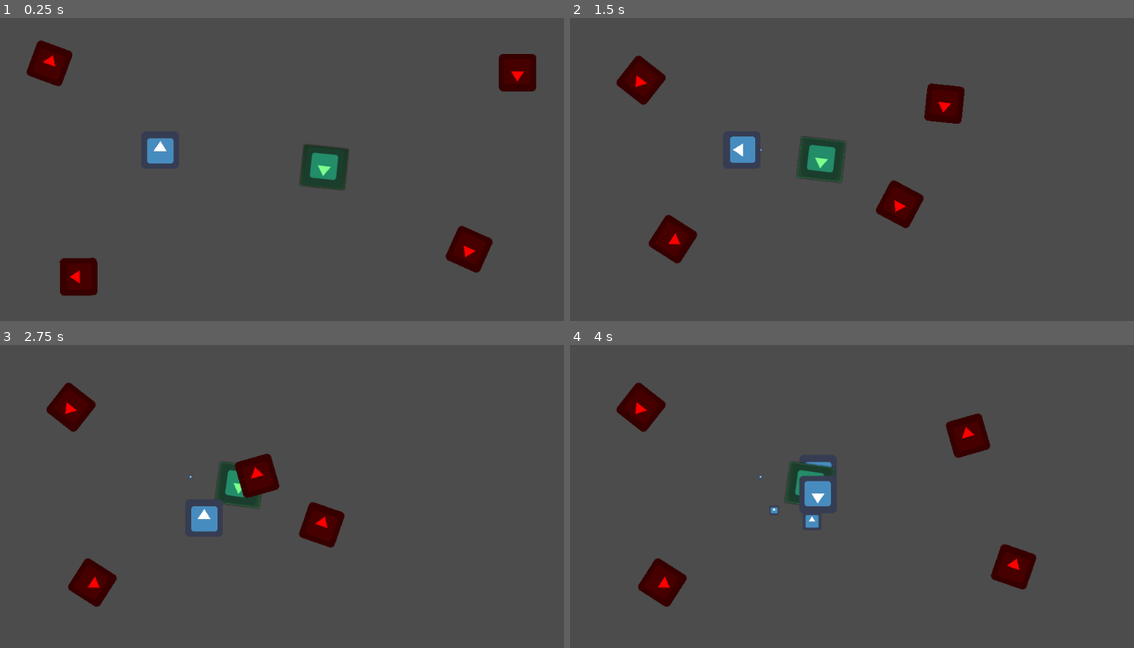
Above: before the commit, frames 1-4 (two rows, left to right).
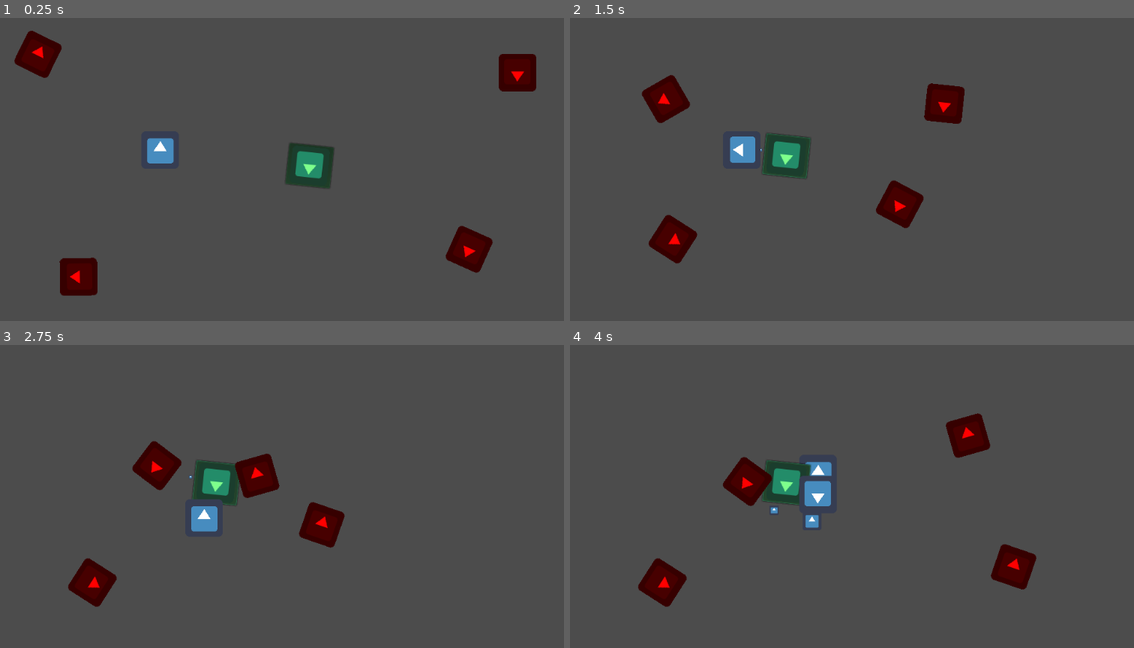
Above: after the commit, the same moments.

Repository: Grandmasterjtg/Kosmic-Kiwi-Repository
Game: Godot game, scene res://Levels/FriendTest_scene.tscn
Two runs of this game, one before a commit and one after it. Both use one fixed random seed, a clock stepped at 60 frames per second and the inputs below. The project has no main scene, so this scene is started directly. The engine's default icon, where the game draws it, is replaced by a stand-in: a white triangle on a blue panel in a dark square.
Inputs (mouse positions are in pixels of both pictures, inside the frame that each line leads up to; where the layout moved, square brackets give the same spot in the first picture):
- Up to frame 1 (0.25 s): no input
- Up to frame 2 (1.5 s): click (846, 163) [880, 166] at 0.5 s; hold D (move_right) from 1.28 s (still down); tap 1 (hotbar_1) at 1.35 s
- Up to frame 3 (2.75 s): release D (move_right) at 2.03 s; hold S (move_down) from 2.03 s (still down); tap 2 (hotbar_2) at 2.1 s
- Up to frame 4 (4 s): release S (move_down) at 2.78 s; hold D (move_right) 2.78-3.53 s; tap 3 (hotbar_3) at 2.85 s; hold W (move_up) from 3.53 s (still down); tap 4 (hotbar_4) at 3.6 s

The runs differ from the first frame. In frame 1, 1.8% of the frame differs, in the area x 2-62%, y 4-57%; in frame 2, 3.1%, in the area x 8-49%, y 12-55%; in frame 3, 2.6%; in frame 4, 2.5%.

Commit message:
Added StinkyFriend Class, organized folders

Diff:
--- a/KosmicKiwi/Levels/FriendTest_scene.tscn
+++ b/KosmicKiwi/Levels/FriendTest_scene.tscn
@@ -1,14 +1,15 @@
-[gd_scene load_steps=4 format=2]
+[gd_scene load_steps=5 format=2]
 
 [ext_resource path="res://Scenes/Player.tscn" type="PackedScene" id=1]
-[ext_resource path="res://Scenes/Friend.tscn" type="PackedScene" id=2]
-[ext_resource path="res://Scenes/Enemy.tscn" type="PackedScene" id=3]
+[ext_resource path="res://Scenes/Characters/Friend.tscn" type="PackedScene" id=2]
+[ext_resource path="res://Scenes/Characters/Enemy.tscn" type="PackedScene" id=3]
+[ext_resource path="res://Scripts/Character Scripts/StinkyFriend.gd" type="Script" id=4]
 
 [node name="FriendTest_scene" type="Node2D"]
 
 [node name="Friend" parent="." instance=ExtResource( 2 )]
 position = Vector2( 600, 300 )
-m_speed = 100.0
+script = ExtResource( 4 )
 
 [node name="Player" parent="." instance=ExtResource( 1 )]
 position = Vector2( 295, 268 )
@@ -24,3 +25,5 @@
 
 [node name="Enemy4" parent="." instance=ExtResource( 3 )]
 position = Vector2( 67, 89 )
+m_speed = 100.0
+m_timer_length = 5
--- a/KosmicKiwi/Scenes/Friend.tscn
+++ b/KosmicKiwi/Scenes/Characters/Friend.tscn
@@ -25,10 +25,3 @@
 margin_right = 38.0
 margin_bottom = 35.0
 icon = ExtResource( 1 )
-__meta__ = {
-"_edit_use_anchors_": false
-}
-
-[connection signal="body_entered" from="DetectionArea" to="." method="_on_DetectionArea_body_entered"]
-[connection signal="body_exited" from="DetectionArea" to="." method="_on_DetectionArea_body_exited"]
-[connection signal="pressed" from="Button" to="." method="_on_Button_pressed"]
--- a/KosmicKiwi/button_scenes/Planet_1_Button.tscn
+++ b/KosmicKiwi/Scenes/button_scenes/Nav_Button.tscn
@@ -3,19 +3,20 @@
 [ext_resource path="res://icon.png" type="Texture" id=1]
 [ext_resource path="res://Scripts/Planet_Button.gd" type="Script" id=2]
 
-[node name="Planet_1_Button" type="VBoxContainer"]
+[node name="Nav_Button" type="VBoxContainer"]
+modulate = Color( 0.996078, 0.501961, 1, 1 )
 margin_right = 40.0
 margin_bottom = 40.0
 script = ExtResource( 2 )
 __meta__ = {
 "_edit_use_anchors_": false
 }
-planetPath = "res://planet_scenes/Planet_1_Menu.tscn"
+planetPath = "res://Scenes/planet_scenes/Nav_Menu.tscn"
 
 [node name="Label" type="Label" parent="."]
 margin_right = 76.0
 margin_bottom = 14.0
-text = "Planet 1"
+text = "NavMenu"
 align = 1
 
 [node name="Button" type="Button" parent="."]
--- a/KosmicKiwi/button_scenes/Nav_Button.tscn
+++ b/KosmicKiwi/Scenes/button_scenes/Planet_1_Button.tscn
@@ -3,20 +3,19 @@
 [ext_resource path="res://icon.png" type="Texture" id=1]
 [ext_resource path="res://Scripts/Planet_Button.gd" type="Script" id=2]
 
-[node name="Nav_Button" type="VBoxContainer"]
-modulate = Color( 0.996078, 0.501961, 1, 1 )
+[node name="Planet_1_Button" type="VBoxContainer"]
 margin_right = 40.0
 margin_bottom = 40.0
 script = ExtResource( 2 )
 __meta__ = {
 "_edit_use_anchors_": false
 }
-planetPath = "res://planet_scenes/Nav_Menu.tscn"
+planetPath = "res://Scenes/planet_scenes/Planet_1_Menu.tscn"
 
 [node name="Label" type="Label" parent="."]
 margin_right = 76.0
 margin_bottom = 14.0
-text = "NavMenu"
+text = "Planet 1"
 align = 1
 
 [node name="Button" type="Button" parent="."]
--- a/KosmicKiwi/button_scenes/Planet_2_Button.tscn
+++ b/KosmicKiwi/Scenes/button_scenes/Planet_2_Button.tscn
@@ -11,7 +11,7 @@
 __meta__ = {
 "_edit_use_anchors_": false
 }
-planetPath = "res://planet_scenes/Planet_2_Menu.tscn"
+planetPath = "res://Scenes/planet_scenes/Planet_2_Menu.tscn"
 
 [node name="Label" type="Label" parent="."]
 margin_right = 76.0
--- a/KosmicKiwi/planet_scenes/Nav_Menu.tscn
+++ b/KosmicKiwi/Scenes/planet_scenes/Nav_Menu.tscn
@@ -1,8 +1,8 @@
 [gd_scene load_steps=4 format=2]
 
 [ext_resource path="res://Scripts/PlanetManager.gd" type="Script" id=1]
-[ext_resource path="res://button_scenes/Planet_2_Button.tscn" type="PackedScene" id=2]
-[ext_resource path="res://button_scenes/Planet_1_Button.tscn" type="PackedScene" id=3]
+[ext_resource path="res://Scenes/button_scenes/Planet_2_Button.tscn" type="PackedScene" id=2]
+[ext_resource path="res://Scenes/button_scenes/Planet_1_Button.tscn" type="PackedScene" id=3]
 
 [node name="NavMenu" type="Node2D"]
 script = ExtResource( 1 )
--- a/KosmicKiwi/planet_scenes/Planet_1_Menu.tscn
+++ b/KosmicKiwi/Scenes/planet_scenes/Planet_1_Menu.tscn
@@ -1,7 +1,8 @@
 [gd_scene load_steps=3 format=2]
 
-[ext_resource path="res://button_scenes/Planet_2_Button.tscn" type="PackedScene" id=1]
-[ext_resource path="res://button_scenes/Nav_Button.tscn" type="PackedScene" id=2]
+[ext_resource path="res://Scenes/button_scenes/Planet_2_Button.tscn" type="PackedScene" id=1]
+[ext_resource path="res://Scenes/button_scenes/Nav_Button.tscn" type="PackedScene" id=2]
+
 
 [node name="Planet_1_Menu" type="Node2D"]
 
--- a/KosmicKiwi/planet_scenes/Planet_2_Menu.tscn
+++ b/KosmicKiwi/Scenes/planet_scenes/Planet_2_Menu.tscn
@@ -1,7 +1,8 @@
 [gd_scene load_steps=3 format=2]
 
-[ext_resource path="res://button_scenes/Nav_Button.tscn" type="PackedScene" id=1]
-[ext_resource path="res://button_scenes/Planet_1_Button.tscn" type="PackedScene" id=2]
+[ext_resource path="res://Scenes/button_scenes/Nav_Button.tscn" type="PackedScene" id=1]
+[ext_resource path="res://Scenes/button_scenes/Planet_1_Button.tscn" type="PackedScene" id=2]
+
 
 [node name="Planet_2_Menu" type="Node2D"]
 
--- a/KosmicKiwi/Scripts/Character Scripts/Character.gd
+++ b/KosmicKiwi/Scripts/Character Scripts/Character.gd
@@ -8,20 +8,20 @@
 export var m_stop_distance := 100
 export var m_speed := 200.0
 export var m_timer_length := 3
+
 enum CharacterState {FOLLOW, HOME, IDLE, STEAL}
 
-var should_move := false
 var m_player_node
 var m_timer
 var m_current_state
-
+var m_should_move := false
 var m_start_pos
 
 func _ready():
 	# get the player from the scene
 	m_player_node = get_parent().get_node(PLAYER_PATH)
 
-	# setup a timer
+	# setup a timer and connect it
 	m_timer = Timer.new()
 	m_timer.wait_time = m_timer_length
 	m_timer.connect("timeout",self,"_on_Timer_timeout")
@@ -69,11 +69,11 @@
 		var target_direction = target - self.global_position
 
 		if (target_direction.length_squared() > (m_follow_distance * m_follow_distance)):
-			should_move = true
+			m_should_move = true
 		elif (target_direction.length_squared() < (m_stop_distance * m_stop_distance)):
-			should_move = false
+			m_should_move = false
 
-		if (should_move):
+		if (m_should_move):
 			look_at(target)
 			var move_speed = target_direction.normalized() * m_speed
 			move_and_slide(move_speed, Vector2.UP)
--- a/KosmicKiwi/Scripts/Character Scripts/Friend.gd
+++ b/KosmicKiwi/Scripts/Character Scripts/Friend.gd
@@ -1,28 +1,25 @@
 extends Character
 
+class_name Friend
+
+# components
 var m_detection_area
-var detected_bodies = []
+
+# variables
+var m_detected_bodies = []
 
 func _ready():
-	# get m_detection_area
+	# connect to DetectionArea
 	m_detection_area = .get_node("DetectionArea")
-	if (m_detection_area == null):
-		printerr("Failed to get m_detection_area: DetectionArea")
+	if (m_detection_area != null):
+		m_detection_area.connect("body_entered",self,"_on_DetectionArea_body_entered")
+		m_detection_area.connect("body_exited",self,"_on_DetectionArea_body_exited")
 
 	# set starting state to FOLLOW
 	.set_state(self.CharacterState.FOLLOW)
 
-func _on_Button_pressed():
-	if (!detected_bodies.empty()):
-		for enemy in detected_bodies:
-			if (enemy.is_in_group("Enemy")):
-				print(enemy.name + " thinks your friend is stinky!")
-				enemy.set_state(enemy.CharacterState.HOME)
-	else:
-		print("No enemies nearby.")
-
 func _on_DetectionArea_body_entered(body: Node) -> void:
-	detected_bodies.append(body)
+	m_detected_bodies.append(body)
 
 func _on_DetectionArea_body_exited(body: Node) -> void:
-	detected_bodies.erase(body)
+	m_detected_bodies.erase(body)
--- /dev/null
+++ b/KosmicKiwi/Scripts/Character Scripts/StinkyFriend.gd
@@ -0,0 +1,19 @@
+extends Friend
+
+func _ready():
+	# connect to button
+	var button = get_node("Button")
+	if (button != null):
+		button.connect("pressed",self,"_on_Button_pressed")
+
+	# set starting state to FOLLOW
+	.set_state(self.CharacterState.FOLLOW)
+
+func _on_Button_pressed():
+	if (!m_detected_bodies.empty()):
+		for body in m_detected_bodies:
+			if (body.is_in_group("Enemy")):
+				print(body.name + " thinks your friend is stinky!")
+				body.set_state(body.CharacterState.HOME)
+	else:
+		print("No enemies nearby.")
--- a/KosmicKiwi/project.godot
+++ b/KosmicKiwi/project.godot
@@ -13,9 +13,15 @@
 "class": "Character",
 "language": "GDScript",
 "path": "res://Scripts/Character Scripts/Character.gd"
+}, {
+"base": "Character",
+"class": "Friend",
+"language": "GDScript",
+"path": "res://Scripts/Character Scripts/Friend.gd"
 } ]
 _global_script_class_icons={
-"Character": ""
+"Character": "",
+"Friend": ""
 }
 
 [application]
Renamed: KosmicKiwi/Scenes/Enemy.tscn -> KosmicKiwi/Scenes/Characters/Enemy.tscn
